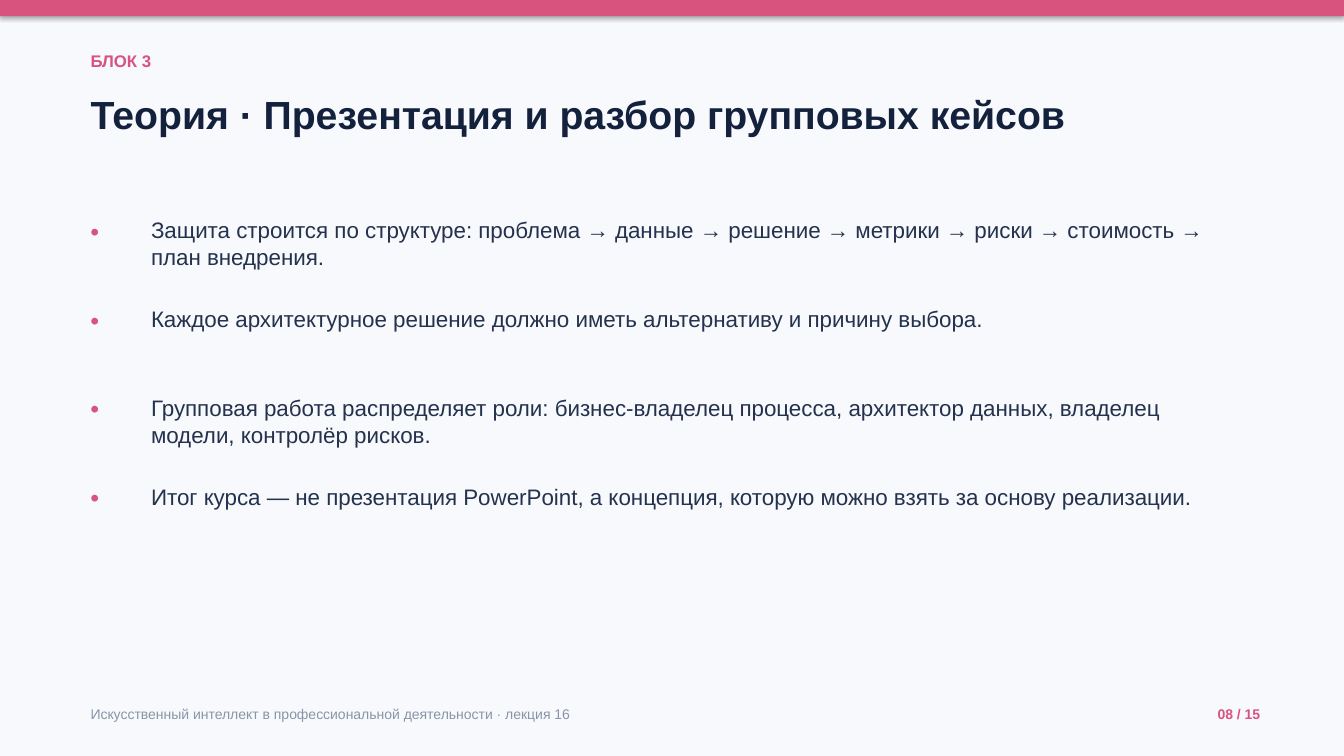
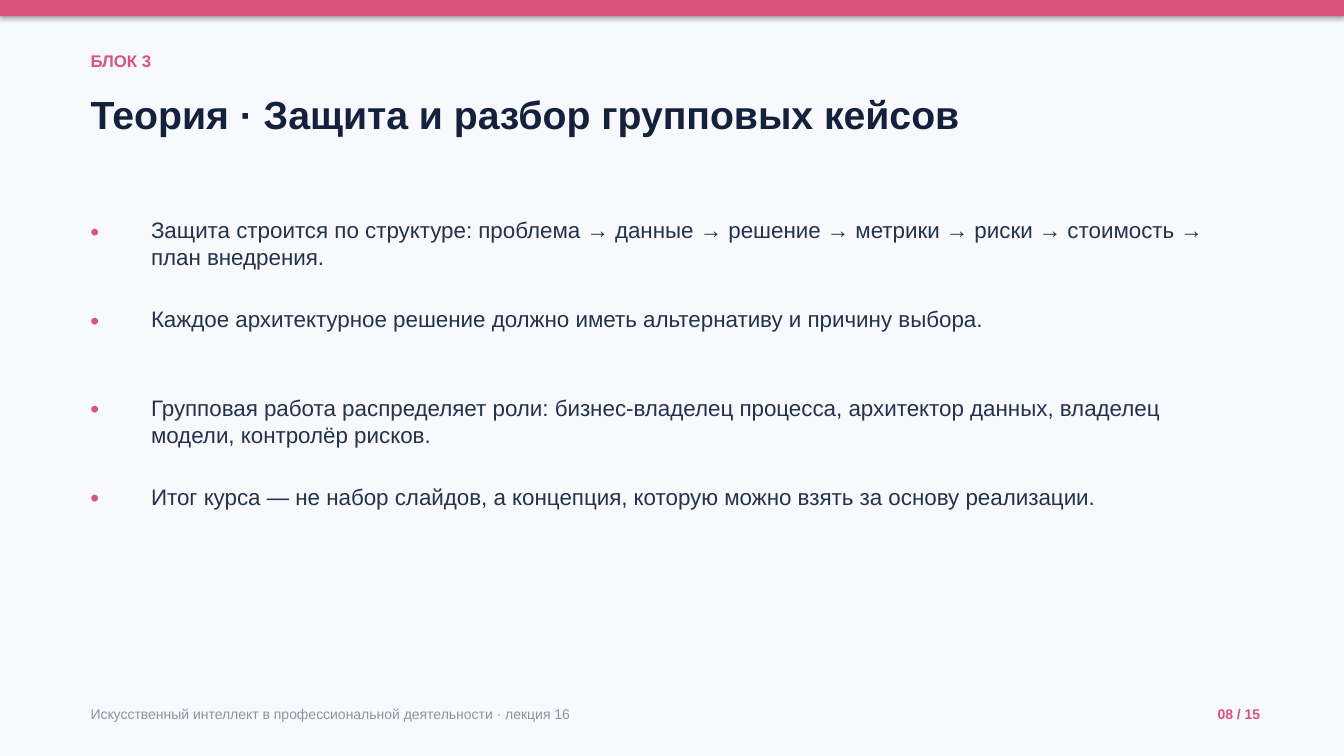
Before and after one commit to ketty3/ketty3.github.io, a slide deck: slide 8 of presentations/lecture-16.pptx. Drawn at 1344x756 pixels with LibreOffice and Linux fonts; fonts in the diff are those of the drawing. Boxes give left, top, right and bottom in pixels: in the first picture for what was removed or moved away, otherwise in the second. Text is boxed around its words. In the diff, an @@ line names an element or a change of style, - is before the commit and + after.

```diff
--- a/presentations/lecture-16.pptx
+++ b/presentations/lecture-16.pptx
@@ text at [91, 100, 959, 137]: text changed @@
-Теория · Презентация и разбор групповых кейсов
+Теория · Защита и разбор групповых кейсов
@@ text at [151, 488, 1095, 510]: text changed @@
-Итог курса — не презентация PowerPoint, а концепция, которую можно взять за основу реализации.
+Итог курса — не набор слайдов, а концепция, которую можно взять за основу реализации.
```
Also in this commit, not shown: 1 other slide changed, 44 other files.
